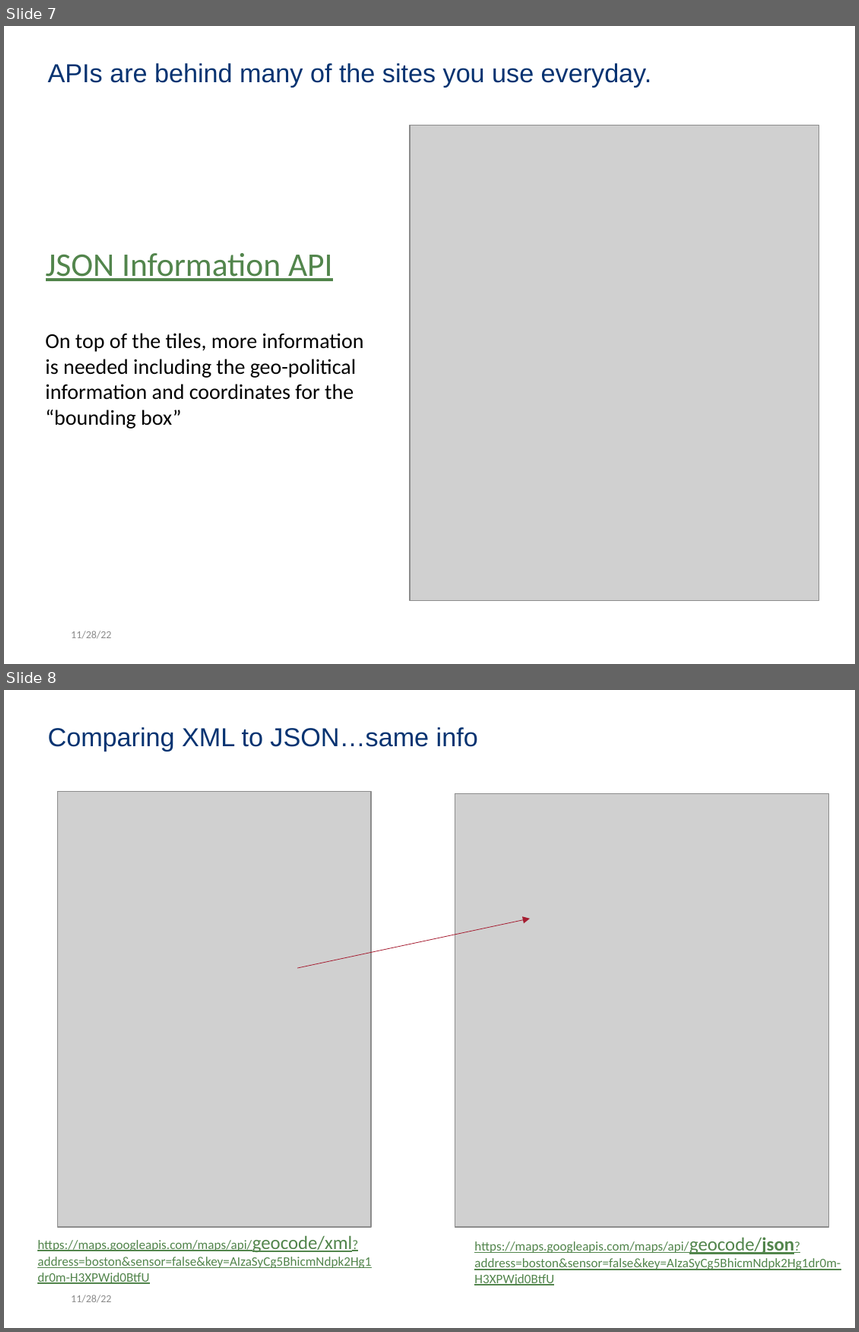
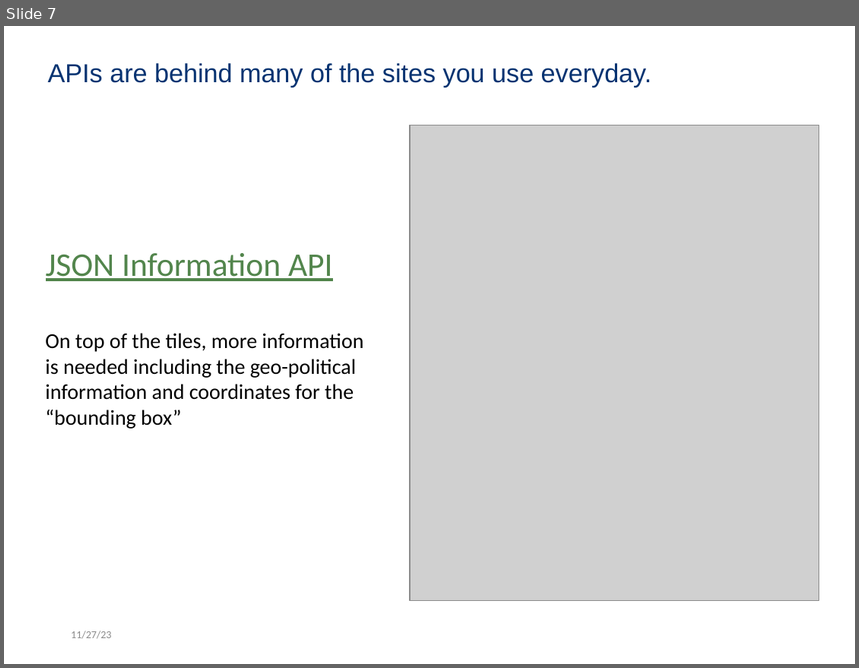
Before and after one commit to kwartler/Harvard_DataMining_Business_Student, a slide deck: Lessons/K_DataSources_Scraping_APIs/A_APIs.pptx. Shown one above the other, each under a label of ours: slides 7 and 8 before the commit, slide 7 after it. The pictures are 859x1332 and 859x668 pixels, drawn with LibreOffice and Linux fonts; fonts in the diff are those of the drawing; grey boxes stand for pictures. Boxes give left, top, right and bottom in pixels: in the first picture for what was removed or moved away, otherwise in the second. Text is boxed around its words. In the diff, an @@ line names an element or a change of style, - is before the commit and + after.

```diff
--- a/Lessons/K_DataSources_Scraping_APIs/A_APIs.pptx
+++ b/Lessons/K_DataSources_Scraping_APIs/A_APIs.pptx
@@ slide 8 removed at (x1=4, y1=690, x2=855, y2=1328), background #FFFFFF @@
@@ title removed at (x1=48, y1=727, x2=478, y2=752) @@
-Comparing XML to JSON…same info
@@ picture removed at (x1=58, y1=791, x2=371, y2=1227) @@
@@ picture removed at (x1=455, y1=794, x2=829, y2=1227) @@
@@ arrow removed from (297, 968) to (530, 919) @@
@@ text removed at (x1=37, y1=1236, x2=371, y2=1284) @@
-https://maps.googleapis.com/maps/api/geocode/xml?address=boston&sensor=false&key=AIzaSyCg5BhicmNdpk2Hg1dr0m-H3XPWjd0BtfU
@@ text removed at (x1=474, y1=1237, x2=841, y2=1286) @@
-https://maps.googleapis.com/maps/api/geocode/json?address=boston&sensor=false&key=AIzaSyCg5BhicmNdpk2Hg1dr0m-H3XPWjd0BtfU
@@ text removed at (x1=71, y1=1295, x2=111, y2=1303) @@
-11/28/22
@@ slide 7 changed as well @@
@@ text at (x1=71, y1=631, x2=111, y2=639): text changed @@
-11/28/22
+11/27/23
```
Also in this commit, not shown: 15 other slides changed, 9 other files.
